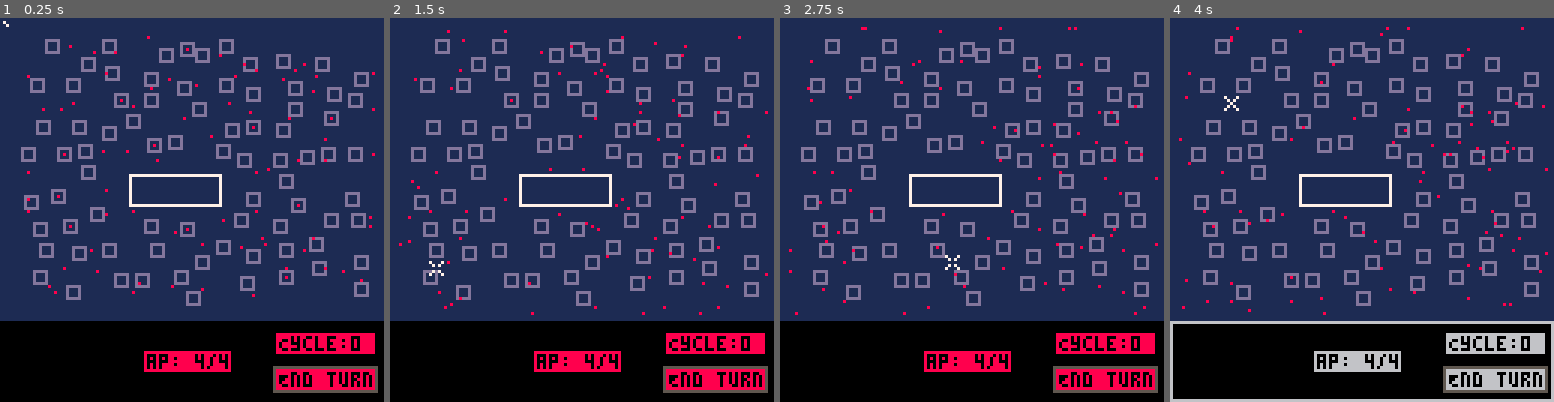
Above: before the commit, frames 1-4 (left to right).
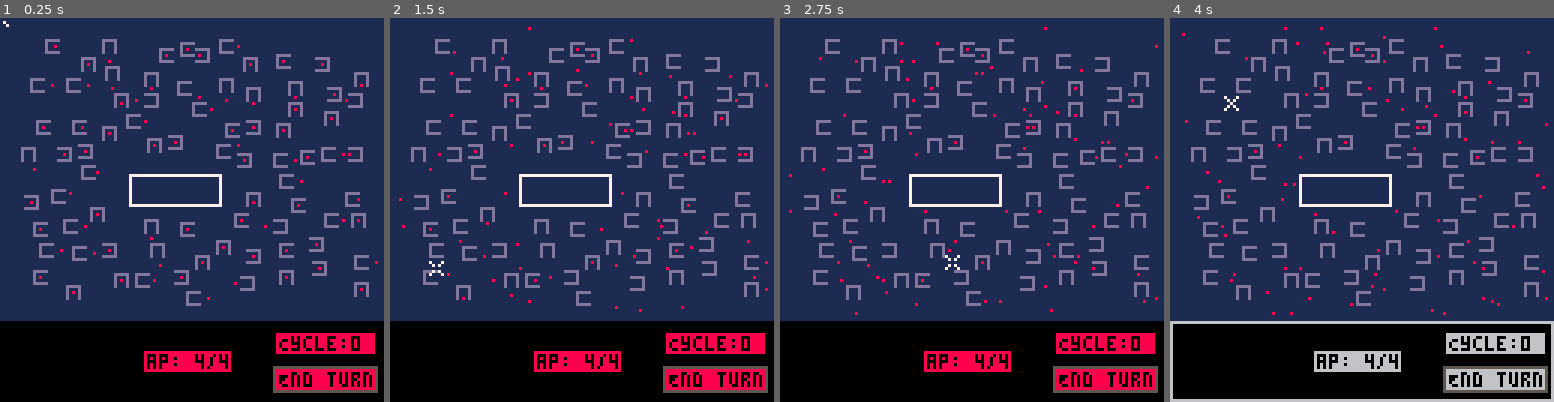
Above: after the commit, the same moments.

Repository: vholmer/capture-and-trace
Game: PICO-8 cartridge cart.p8
Two runs of this game, one before a commit and one after it. Both use one fixed random seed, a clock stepped at 60 frames per second and the inputs below.
Inputs (mouse positions are in pixels of both pictures, inside the frame that each line leads up to):
- Up to frame 1 (0.25 s): no input
- Up to frame 2 (1.5 s): click (670, 121) at 0.67 s; click (436, 267) at 1.22 s
- Up to frame 3 (2.75 s): click (887, 114) at 1.77 s; click (952, 259) at 2.32 s
- Up to frame 4 (4 s): click (1404, 106) at 2.87 s; click (1465, 256) at 3.42 s; click (1231, 102) at 3.97 s

The runs differ from the first frame. In frame 1, 2.3% of the frame differs, in the area x 6-99%, y 4-75%; in frame 2, 2.4%; in frame 3, 2.4%, in the area x 2-99%, y 2-78%; in frame 4, 2.4%.

Commit message:
Feature/simple path finding (#11)
* color based on going home or not

* correct a-star calling

* Doors to houses/collision detection

* Added simpler path-finding that doesn't kill performance

* Updated formatting and remove debug statements

* Removed unecessary print

Co-authored-by: vholmer <viktorholmer@gmail.com>

Diff:
--- a/lua/a-star.lua
+++ b/lua/a-star.lua
@@ -17,7 +17,7 @@
 		for y=-1,1 do
 			if not (x == 0 and y == 0) then
 				newx,newy=pos.x+x,pos.y+y
-				if newx >= 0 and newx < width and newy >= 0 and newy < width then
+				if (x == 0 or y==0) and newx >= 0 and newx < width and newy >= 0 and newy < width and (matrix[newx][newy] == "empty") then
 					neigh = {}
 					neigh.x = newx
 					neigh.y = newy
@@ -40,16 +40,16 @@
 end
 
 function func_h(a,b)
-	return (a.x-b.x)^2 + (a.y-b.y)^2
+	--abs(a.x-b.x)+abs(a.y-a.y)
+    return (a.x-b.x)^2 + (a.y-b.y)^2
 end
 
-function reverse(t)
-	local n = #t
-	local i = 1
-	while i < n do
-		t[i],t[n] = t[n],t[i]
+function reverse(arr)
+	local i, j = 1, #arr
+	while i < j do
+		arr[i], arr[j] = arr[j], arr[i]
 		i = i + 1
-		n = n - 1
+		j = j - 1
 	end
 end
 
@@ -58,6 +58,7 @@
 	counter = 1
 	while came_from[get_id(curr)] ~= nil do
 		total_path[counter] = curr
+		--print(get_id(curr))
 		curr = came_from[get_id(curr)]
 		counter += 1
 	end
@@ -77,18 +78,20 @@
 	return a.x == b.x and a.y == b.y
 end
 
+function a_star(start, goal)
+	local open_set_q = priorityqueue()
+	local open_set_tb = {}
 
-function a_star(start, goal)
-	open_set_q = priorityqueue()
-	open_set_tb = {}
-
-	came_from = {}
-	g_scores = {}
-	f_scores = {}
+	local came_from = {}
+	local g_scores = {}
+	local f_scores = {}
 
 	g_scores[get_id(start)] = 0
+	local curr = nil
+	--print(curr)
 
 	while not open_set_q:empty() or curr == nil do
+		--print("Insude the loop")
 		if curr == nil then
 			curr = start
 		else
@@ -99,13 +102,15 @@
 		curr_id = get_id(curr)
 
 		if pos_eq(curr, goal) then
-
-			return reconstruct_path(goal, came_from)
+			return reconstruct_path(curr, came_from)
 		end
 		ns = get_neighbours(curr)
 		for i, n in pairs(ns) do
+			-- if matrix[n.x][n.y] ~= "empty" then
+			-- 	goto continue_iterate
+			-- end
 			n_id = get_id(n)
-			tent_score = get_default(g_scores, curr_id, (1/0)) + func_h(curr, n)
+			tent_score = get_default(g_scores, curr_id, (1/0)) + 1 --func_h(curr, n)
 			if tent_score < get_default(g_scores, n_id, (1/0)) then
 				came_from[n_id] = curr
 				g_scores[n_id] = tent_score
@@ -117,6 +122,7 @@
 					open_set_tb[n_id] = n
 				end
 			end
+			::continue_iterate::
 		end
 	end
  end
--- a/lua/draw.lua
+++ b/lua/draw.lua
@@ -101,13 +101,47 @@
 	)
 end
 
+home_cnt = 0
 function draw_home(agent)
 	local top_left_x = agent.home_x - home_radius
 	local top_left_y = agent.home_y - home_radius
 	local bot_right_x = agent.home_x + home_radius
 	local bot_right_y = agent.home_y + home_radius
+	local opn_indx = agent.home_opn_indx
 
-	rect(top_left_x, top_left_y, bot_right_x, bot_right_y, 13)
+	-- if agent.going_home then
+	-- 	rectfill(agent.home_x, agent.home_y, agent.home_x, agent.home_y, 10)
+	-- end
+
+	local debugging = false
+	if debugging then home_cnt += 1 end
+
+	if (not debugging) or flr(home_cnt / 120) % 2 == 0 then
+		-- Top
+		if opn_indx ~= 0 then
+			line(top_left_x, top_left_y, bot_right_x, top_left_y, 13)
+		end
+		if opn_indx ~= 1 then
+			-- Left
+			line(top_left_x, top_left_y, top_left_x, bot_right_y, 13)
+		end
+		if opn_indx ~= 2 then
+			--Bottom
+			line(top_left_x, bot_right_y, bot_right_x, bot_right_y, 13)
+		end
+		if opn_indx ~= 3 then
+			-- Right
+			line(bot_right_x, top_left_y, bot_right_x, bot_right_y, 13)
+		end
+	else
+		for x=0,127 do
+			for y=0,127 do
+				if matrix[x][y] == "home" then
+					rectfill(x,y,x,y,0)
+				end
+			end
+		end
+	end
 end
 
 function draw_mouse()
--- a/lua/game.lua
+++ b/lua/game.lua
@@ -55,7 +55,7 @@
 
 	for i = top_left_x, bot_right_x do
 		for j = top_left_y, bot_right_y do
-			if matrix[i][j] == "agent" or matrix[i][j] == "hall" then
+			if matrix[i][j] == "agent" or matrix[i][j] == "hall" or matrix[i][j] == "home" then
 				if a ~= nil and i == a.x and j == a.y then
 					goto continue_check_empty
 				else
@@ -92,6 +92,14 @@
 function act(a)
 	agent_snatch(a)
 	agent_move(a)
+end
+
+function sign(x)
+	if x < 0 then return -1 elseif x == 0 then return 0 else return 1 end
+end
+
+function move_dir(target, goal)
+	return (target - goal)
 end
 
 function get_nearby_snatcher(agent)
@@ -144,7 +152,26 @@
 end
 
 function agent_move(agent)
-	if 		agent.prev_dx == nil
+	if agent.hunger < 0 or agent.going_home then
+		agent.going_home = true
+
+		if agent.x == agent.home_x and agent.y == agent.home_y then
+			agent.going_home = false
+			agent.hunger = flr(rnd(400)) + 100
+		else
+			xdir = move_dir(agent.home_x, agent.x)
+			ydir = move_dir(agent.home_y, agent.y)
+			if xdir ~= 0 then
+				agent.x += sign(xdir)
+			else
+				agent.y += sign(ydir)
+			end
+		end
+		return
+	end
+	agent.hunger -= 1
+
+	if 	agent.prev_dx == nil
 		or 	agent.prev_dy == nil
 		or 	change_dir_chance > rnd(1)
 	then
--- a/lua/make.lua
+++ b/lua/make.lua
@@ -27,6 +27,9 @@
 			agent.y = rand_y
 			agent.home_x = rand_x
 			agent.home_y = rand_y
+			agent.home_opn_indx = 1 + flr(rnd(3))
+			matrix[agent.x][agent.y] = "agent"
+			agent.hunger = flr(rnd(400)) + 100
 			agent.snatcher = first_snatcher
 			if first_snatcher then
 				matrix[agent.x][agent.y] = "snatcher"
@@ -65,11 +68,19 @@
 	local bot_right_y = agent.home_y + home_radius
 
 	for i = top_left_x, bot_right_x do
-		matrix[i][top_left_y] = "home"
-		matrix[i][bot_right_y] = "home"
+		if agent.home_opn_indx ~= 0 then
+			matrix[i][top_left_y] = "home"
+		end
+		if agent.home_opn_indx ~=2 then
+			matrix[i][bot_right_y] = "home"
+		end
 	end
 	for i = top_left_y, bot_right_y do
-		matrix[top_left_x][i] = "home"
-		matrix[bot_right_x][i] = "home"
+		if agent.home_opn_indx ~= 1 then
+			matrix[top_left_x][i] = "home"
+		end
+		if agent.home_opn_indx ~= 3 then
+			matrix[bot_right_x][i] = "home"
+		end
 	end
 end
